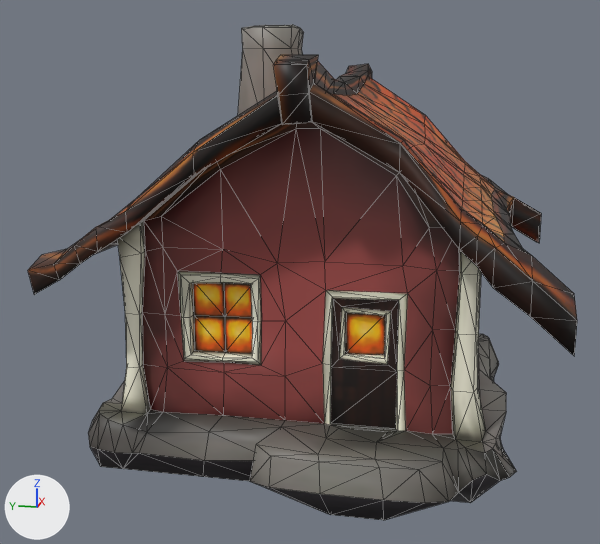
The Blender file blender/cottage_woodbeams.blend: old version first, new version second.
One viewpoint serves both versions: a camera (50 mm lens) standing at (-13.94, -2.19, 5.82) and looking at (-0.3, 0.54, 2.41). Arrows for +X, +Y and +Z are at lower left; the lights stay in place. Mesh edges are drawn as thin lines.

Before the edit, the objects in view are built like this:
```python
me_cube_001 = bpy.data.meshes.new('Cube.001')
me_cube_001.from_pydata(...)  # 738 vertices, 1472 faces; spans x -3.76..3.64, y -3.68..4.08, z -0.37..6.58
me_cube_001.materials.append(mat_material_001)  # picture img_atlas_2k_diff_png_001
ob_cube = bpy.data.objects.new('Cube', me_cube_001)
ob_cube.location = (0.0, 0.0, 0.0)
```
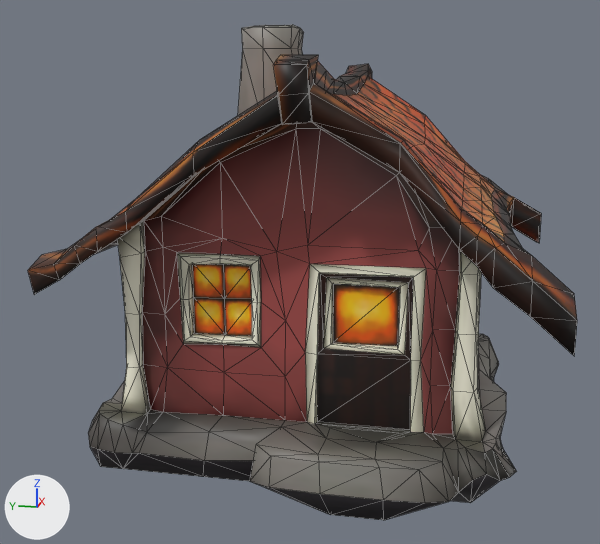
Changed parts and their boxes [x1, y1, x2, y2] in the pictures (600 x 544 px; the box of a moved part takes in the faces that stretch with it):
part 1 of me_cube_001, moved or reshaped
    both: [144, 124, 443, 448]

Diff of the bpy script that builds the scene:
```diff
--- a/blender/cottage_woodbeams.blend.py
+++ b/blender/cottage_woodbeams.blend.py
@@ me_cube_001 @@
 me_cube_001.from_pydata(...)  # 738 vertices, 1472 faces; spans x -3.76..3.64, y -3.68..4.08, z -0.37..6.58
 # used by ob_cube; location = (0.0, 0.0, 0.0)
+# me_cube_001 part 1: 71 of 738 vertices moved; they spanned x -2.4..-2.05, y -1.48..2.05, z 0.52..4.52 and now span x -2.4..-2.05, y -1.74..2.05, z 0.52..4.56; mean shift (0.0, 0.0, 0.24); largest move (-2.22, -1.2, 2.36) -> (-2.22, -1.44, 2.81)
 me_cube_001.materials.append(mat_material_001)
```
